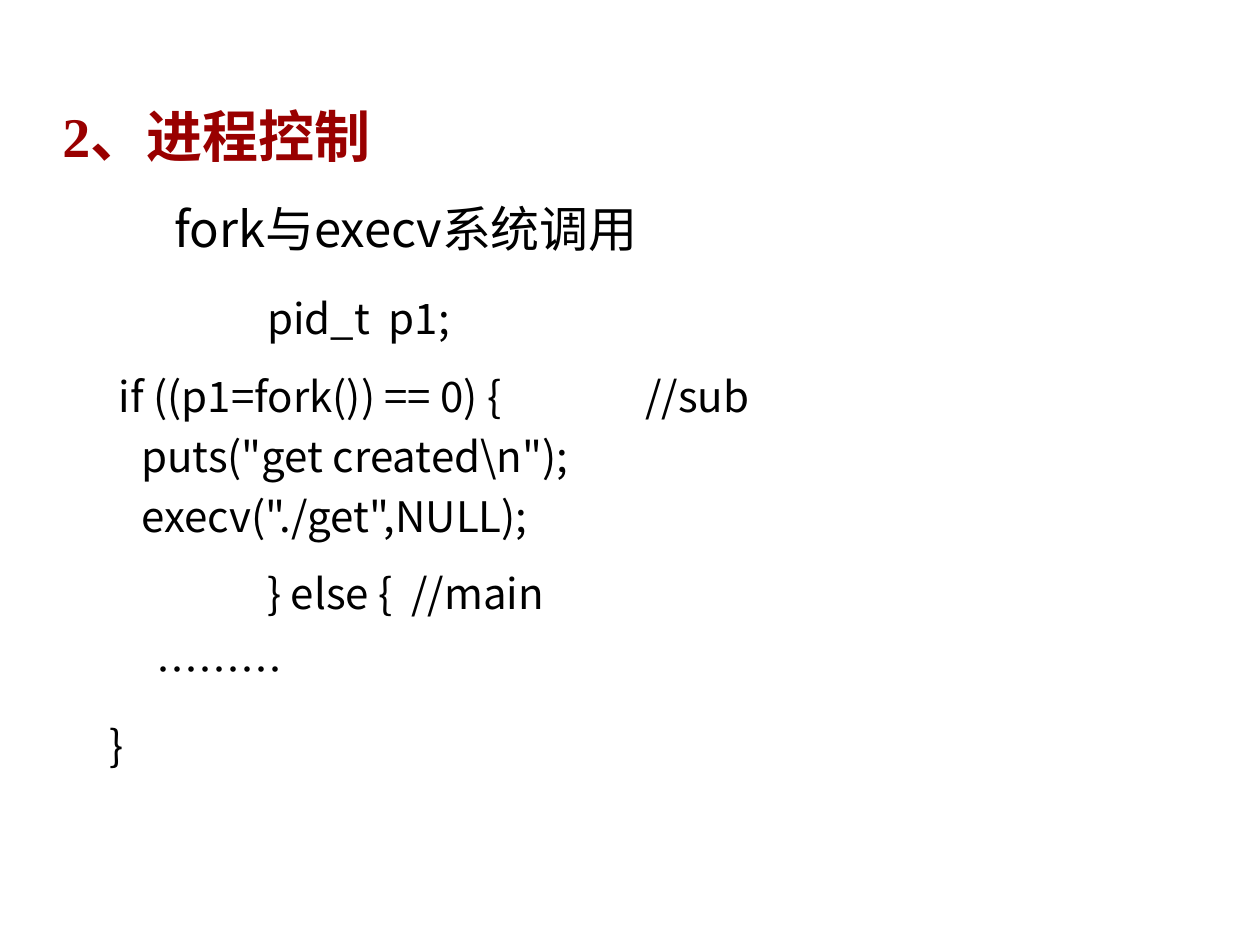
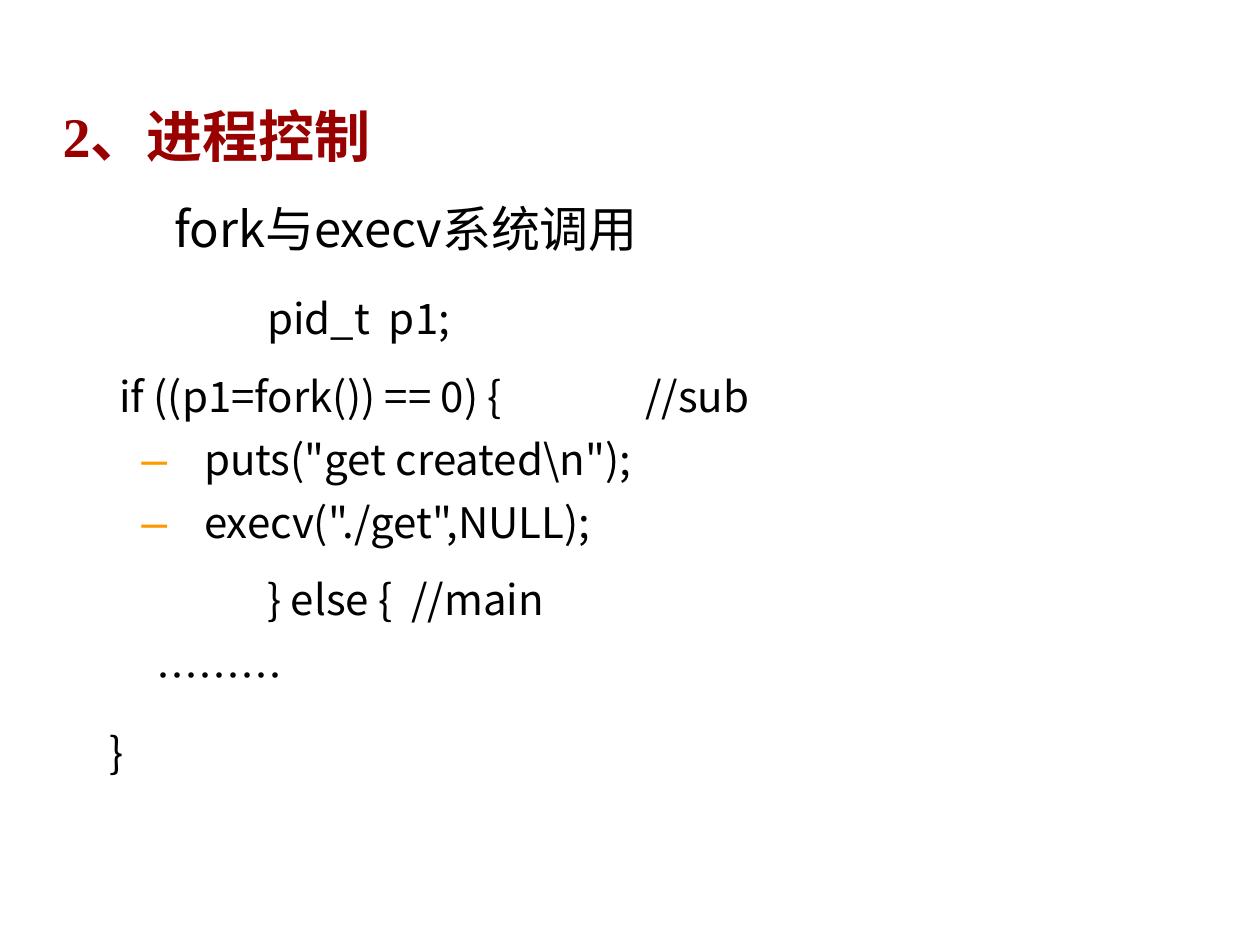
Before and after one commit to woshiwzy321/Hust_Cs_ProJ, a slide deck: slide 5 of os/实验结果/实验３/exp3.ppt. Drawn at 1260x945 pixels with LibreOffice and Linux fonts; fonts in the diff are those of the drawing; background and template pictures are left out. Boxes give left, top, right and bottom in pixels: in the first picture for what was removed or moved away, otherwise in the second. Text is boxed around its words. In the diff, an @@ line names an element or a change of style, - is before the commit and + after.

Commit message:
操作系统实验第三次做了一半　子进程没写

```diff
--- a/os/实验结果/实验３/exp3.ppt
+++ b/os/实验结果/实验３/exp3.ppt
@@ text at (x1=63, y1=114, x2=638, y2=623): indent changed @@
@@ text at (x1=119, y1=377, x2=631, y2=549): text changed @@
-if ((p1=fork()) == 0) { //sub puts("get created\n"); execv("./get",NULL);
+if ((p1=fork()) == 0) { //sub
+  – puts("get created\n");
+  – execv("./get",NULL);
```
Also in this commit, not shown: 9 other slides changed, 6 other files.
